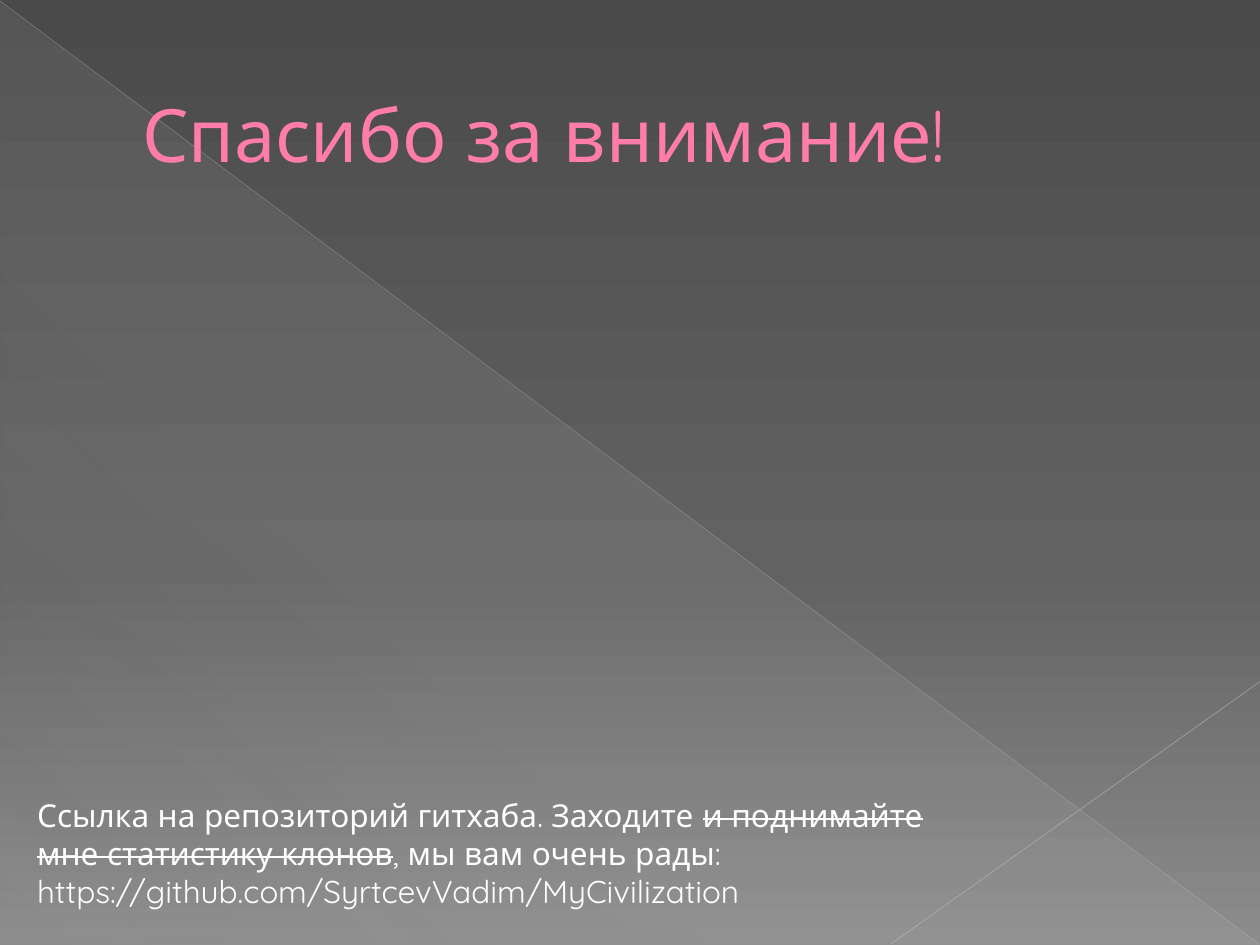
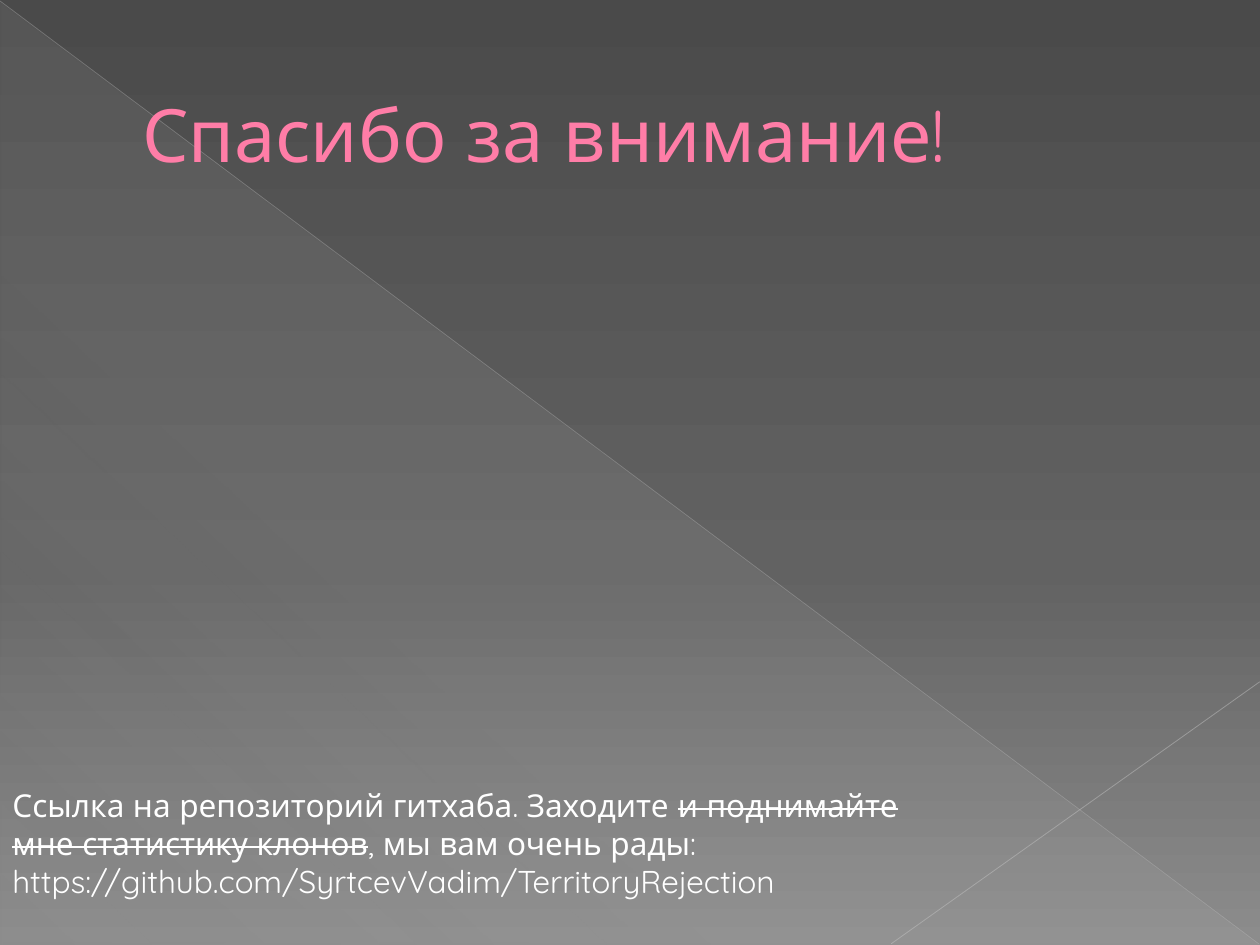
Before and after one commit to SyrtcevVadim/MyCivilization, a slide deck: slide 9 of Documentation/ПрезентацияTurnBasedStrategy.pptx. Drawn at 1260x945 pixels with LibreOffice and Linux fonts; fonts in the diff are those of the drawing. Boxes give left, top, right and bottom in pixels: in the first picture for what was removed or moved away, otherwise in the second. Text is boxed around its words. In the diff, an @@ line names an element or a change of style, - is before the commit and + after.

Commit message:
Fix of the hyperlink in presentation

```diff
--- a/Documentation/ПрезентацияTurnBasedStrategy.pptx
+++ b/Documentation/ПрезентацияTurnBasedStrategy.pptx
@@ text "Ссылка на репозиторий гитхаба. Заходите ...": place and size @@
-text "Ссылка на репозиторий гитхаба. Заходите ..." at bbox=[37, 803, 922, 909]
+text "Ссылка на репозиторий гитхаба. Заходите ..." at bbox=[12, 793, 898, 899]
@@ text at bbox=[12, 860, 774, 899]: text changed @@
-https://github.com/SyrtcevVadim/MyCivilization
+https://github.com/SyrtcevVadim/TerritoryRejection
```
Also in this commit, not shown: 13 other files.
